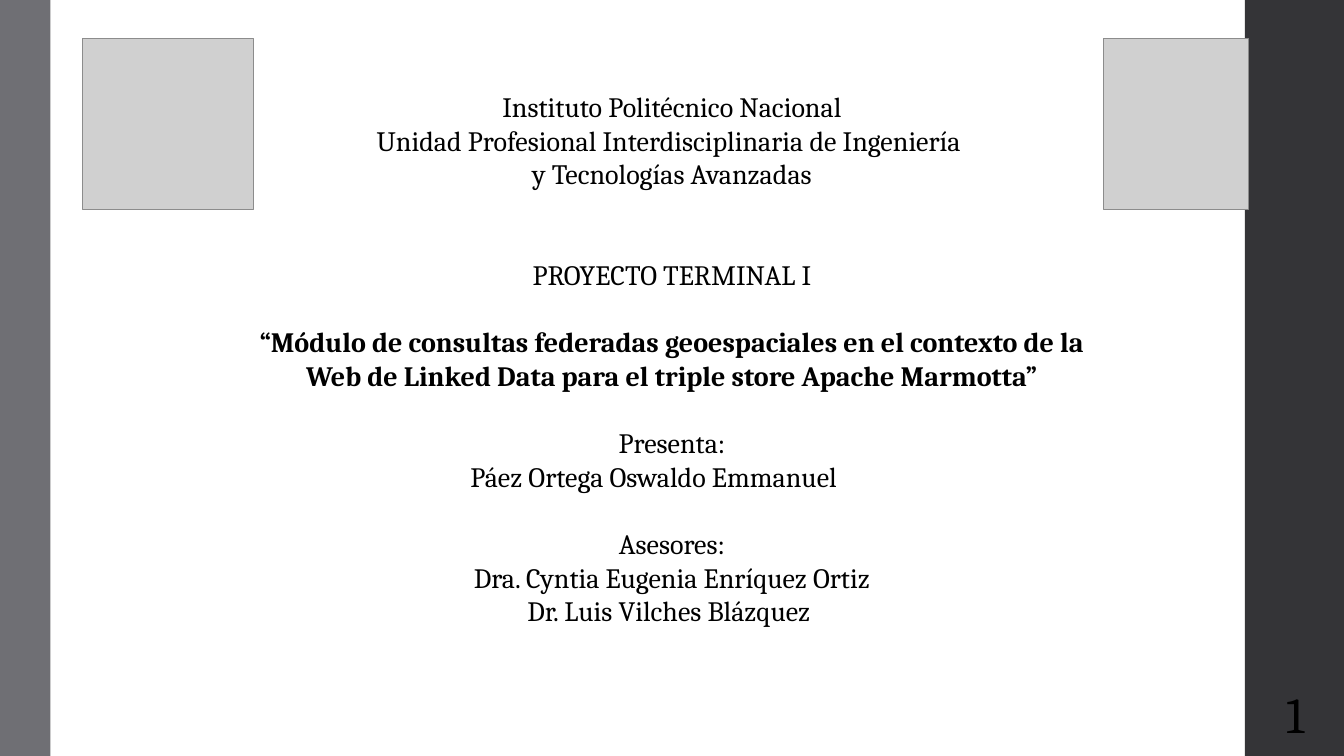
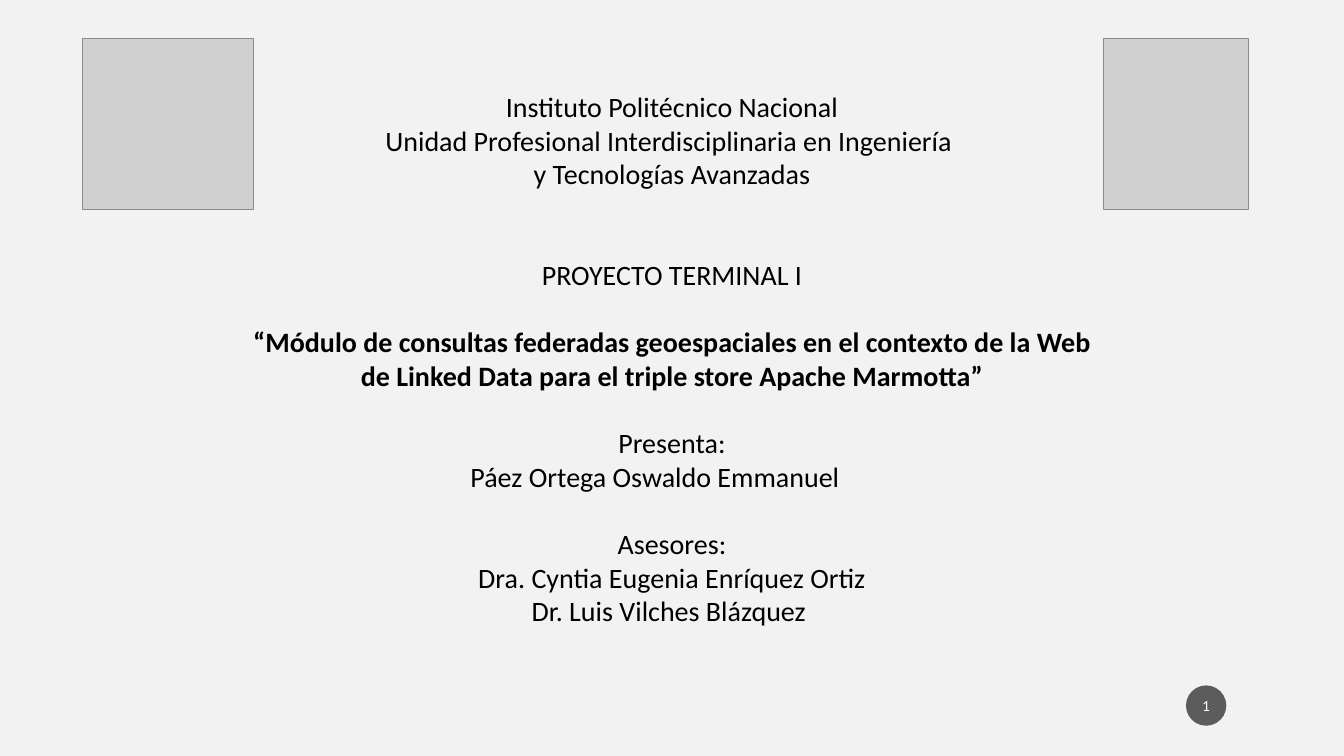
Before and after one commit to Osw1997/Proyecto-Terminal-1, a slide deck: slide 1 of Final/Presentacion.pptx. Drawn at 1344x756 pixels with LibreOffice and Linux fonts; fonts in the diff are those of the drawing; grey boxes stand for pictures. Boxes give left, top, right and bottom in pixels: in the first picture for what was removed or moved away, otherwise in the second. Text is boxed around its words. In the diff, an @@ line names an element or a change of style, - is before the commit and + after.

```diff
--- a/Final/Presentacion.pptx
+++ b/Final/Presentacion.pptx
@@ background #FFFFFF to #F2F2F2 @@
@@ rectangle removed at (0,0,50,756) @@
@@ rectangle removed at (1245,0,1344,756) @@
@@ text at (253,97,1091,626): font Cambria to Calibri in "Instituto Politécnico Nacional", "y Tecnologías Avanzadas", "PROYECTO TERMINAL I", "“Módulo de consultas federadas geoespaciales en el ..." and 4 more places @@
@@ text at (385,131,951,156): text changed; font Cambria to Calibri @@
-Unidad Profesional Interdisciplinaria de Ingeniería
+Unidad Profesional Interdisciplinaria en Ingeniería
@@ page number: place and size @@
-page number at (1286,700,1304,733)
+page number at (1187,686,1227,726)
@@ page number at (1187,686,1227,726): size 36 to 11 pt, font Cambria to Calibri, text colour #000000 to #FFFFFF; fill none to #1D1D1D at 70% opacity @@
```
Also in this commit, not shown: 22 other slides changed, 3 slides added, 4 slides removed.
